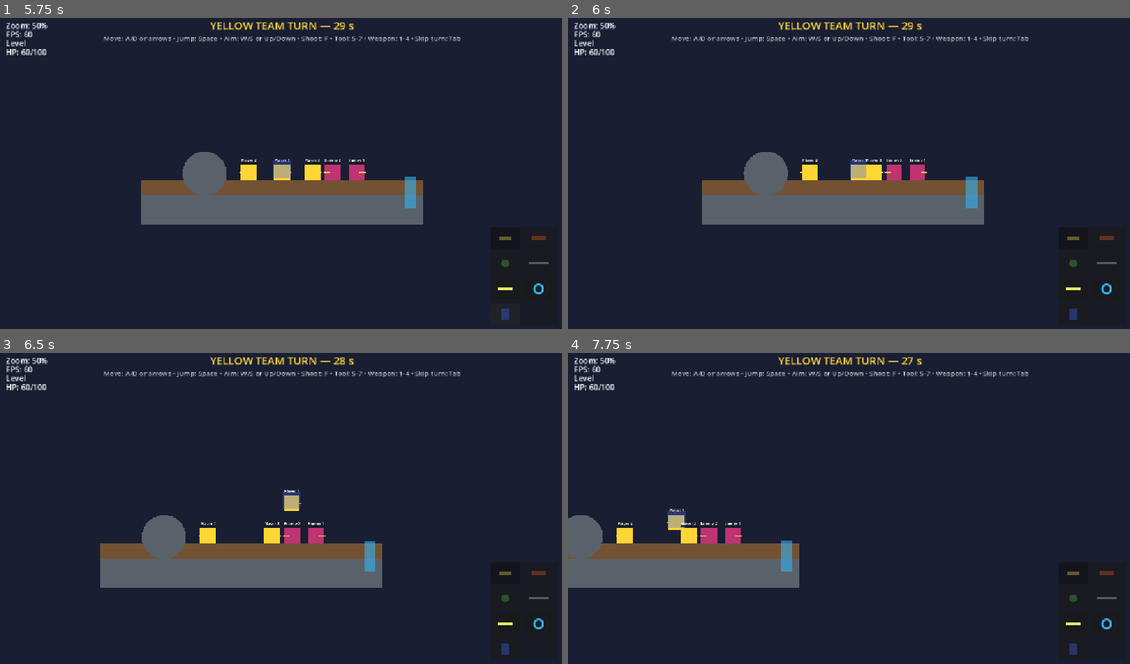
Above: before the commit, frames 1-4 (two rows, left to right).
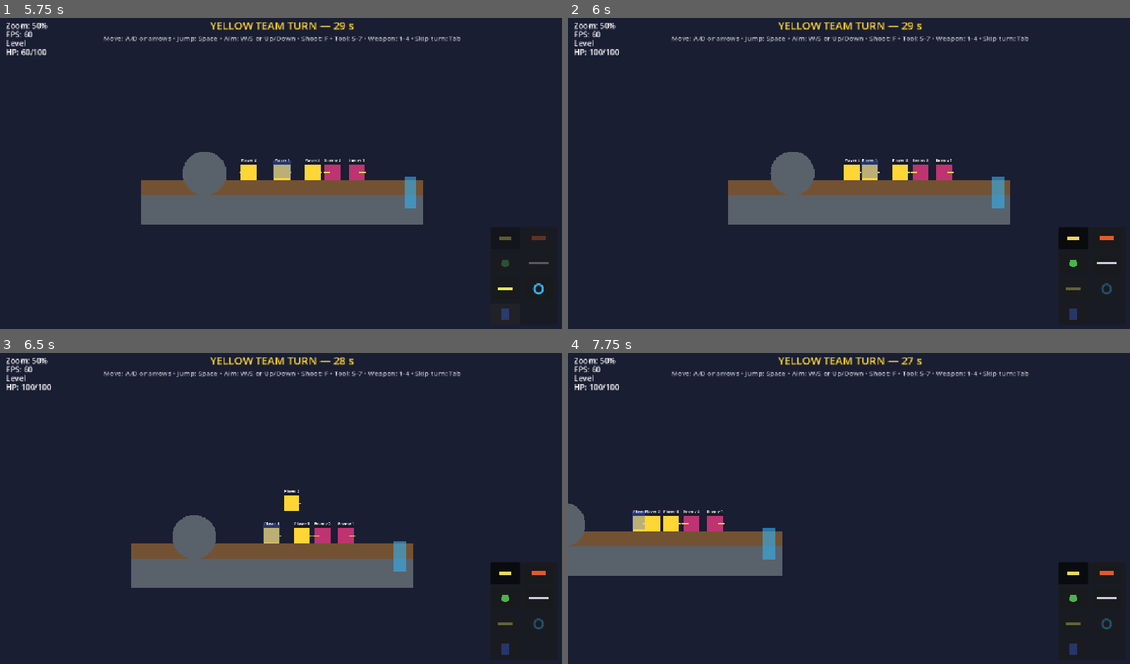
Above: after the commit, the same moments.

Repository: SDVGames-Studio/forms
Game: Godot game, scene res://Level.tscn
Same seed, same stepped clock (60 frames per second), same inputs: the game is played once before the commit and once after it. This scene is started directly instead of the project's main scene.
Inputs (mouse positions are in pixels of both pictures, inside the frame that each line leads up to):
- Up to frame 1 (5.75 s): click (505, 238) at 0.52 s; click (539, 238) at 1.27 s; click (505, 263) at 2.02 s; click (539, 263) at 2.77 s; click (505, 288) at 3.52 s; click (539, 288) at 4.27 s; click (505, 313) at 5.02 s
- Up to frame 2 (6 s): tap Enter at 5.75 s; move the mouse to (820, 235) at 5.77 s; hold D (move_right) from 5.78 s (still down); hold N (switch_next) from 5.78 s (still down); tap F (shoot) at 5.85 s; click (820, 235) at 5.92 s
- Up to frame 3 (6.5 s): keep holding D (move_right); keep holding N (switch_next); tap Space (jump) at 6.02 s
- Up to frame 4 (7.75 s): release D (move_right) at 6.5 s; release N (switch_next) at 6.5 s; drag from (1017, 555) to (820, 570) at 6.52 s; move the mouse to (680, 458) at 7.27 s; hold A (move_left) from 7.28 s (still down); hold P (switch_prev) from 7.28 s (still down); tap F (shoot) at 7.55 s

Frame 1 is identical in both runs. In frame 2, 3.9% of the frame differs, in the area x 3-98%, y 9-89%; in frame 3, 4.3%; in frame 4, 6.1%, in the area x 0-98%, y 9-89%.
Error before the commit: Invalid call. Nonexistent function 'set_shape_color' in base 'CollisionShape2D'. (res://Player.gd:222)
Error after the commit: Invalid call. Nonexistent function 'set_shape_color' in base 'CollisionShape2D'. (res://Player.gd:223)

Commit message:
fix(#215): p/n keys switch team members again
The #170 tools rework removed direct N/P switching but left the
switch_next/switch_prev input actions orphaned — pressing N or P did
nothing (the advertised keys were dead). Now ToolInventory maps them
to the Switch tool: N hands control to the next member, P to the
previous one (new TeamController.switch_prev), with all #170 guards
intact — once per turn per character, tool-or-weapon economy, and the
#104 move/aim lock. Stale doc comments in Player.gd and TeamController
updated to match.

Regression test tests/test_issue215.tscn (headless).

Diff:
--- a/Player.gd
+++ b/Player.gd
@@ -6,9 +6,10 @@
 ##
 ## Issue #33: the player controls their WHOLE team — every team member uses
 ## this script. Exactly one member is `controlled` (driven by input); the
-## rest just stay in place (issue #40). TeamController (autoload) switches
-## the controlled member with N (next) / P (previous). All members share the
-## same shape and color and show a name above the health bar.
+## rest just stay in place (issue #40). TeamController (autoload) hands
+## control between members — via the Switch tool (issue #170) or its N/P
+## key shortcuts (issue #215). All members share the same shape and color
+## and show a name above the health bar.
 
 ## Issue #108: all characteristics come from the shared CharacterStats —
 ## enemy figures are the SAME class of character as player figures.
--- a/TeamController.gd
+++ b/TeamController.gd
@@ -1,9 +1,12 @@
 extends Node
 ## Issue #33: switches which member of the player's team is controlled.
 ##
-## Issue #170 rework: direct N/P switching is GONE — switching is now the
-## Switch TOOL in the ToolInventory (once per turn). This autoload keeps
-## only the control hand-over logic (used by the Switch tool).
+## Issue #170 rework: direct FREE N/P switching is GONE — switching is
+## the Switch TOOL in the ToolInventory (once per turn). This autoload
+## keeps only the control hand-over logic (used by the Switch tool).
+## Issue #215: the N/P keys work again as Switch-tool SHORTCUTS —
+## ToolInventory maps them to the tool, so the once-per-turn economy
+## and the move/aim lock of #170 still apply.
 
 func _ready() -> void:
 	# Give control to the first team member once the scene is up.
@@ -38,6 +41,18 @@
 	set_active_index((index + 1) % members.size())
 
 
+## Issue #215: the P key hands control to the PREVIOUS team member —
+## the mirror of switch_next(), with the same dead-member rules.
+func switch_prev() -> void:
+	var members := _team()
+	if members.is_empty():
+		return
+	var index := _active_index()
+	if index == -1:
+		index = 0
+	set_active_index((index - 1 + members.size()) % members.size())
+
+
 func set_active_index(index: int) -> void:
 	var members := _team()
 	if members.is_empty():
--- a/ToolInventory.gd
+++ b/ToolInventory.gd
@@ -2,7 +2,9 @@
 ## Issue #170: TOOLS — inventory items that are not weapons: they do not
 ## deal damage but perform other tasks. Three tools exist, each usable
 ## ONCE PER TURN (per character):
-##  1 Switch   — hand control to the next team member (rework of N/P)
+##  1 Switch   — hand control to the next team member (rework of N/P;
+##     issue #215: the N/P keys trigger the Switch tool directly —
+##     N next, P previous — with the same guards and quota)
 ##  2 Teleport — the next left click in the level moves the member there
 ##  3 Shield   — the member blocks all damage until its next turn begins
 ##
@@ -52,7 +54,9 @@
 
 
 ## Use a tool with the currently controlled member. Returns true on success.
-func use_tool(tool: int) -> bool:
+## Issue #215: direction only affects TOOL_SWITCH — 1 hands control to
+## the next member (N), -1 to the previous one (P).
+func use_tool(tool: int, direction := 1) -> bool:
 	if not _is_in_level():
 		return false
 	if not TurnController.is_player_team(TurnController.active_team) or _switching_or_over():
@@ -74,7 +78,10 @@
 		TOOL_SWITCH:
 			# Same guard as the old N/P: no switching after moving/aiming.
 			if not TurnController.is_switch_locked():
-				TeamController.switch_next()
+				if direction < 0:
+					TeamController.switch_prev()
+				else:
+					TeamController.switch_next()
 				done = true
 		TOOL_TELEPORT:
 			# Arm the teleport: the next left click picks the destination.
@@ -116,6 +123,16 @@
 
 
 func _unhandled_input(event: InputEvent) -> void:
+	# Issue #215: the N/P keys are Switch-tool shortcuts — same guards,
+	# same once-per-turn quota as the slot/keys 5-7 use of the tool.
+	if event.is_action_pressed("switch_next"):
+		get_viewport().set_input_as_handled()
+		use_tool(TOOL_SWITCH, 1)
+		return
+	if event.is_action_pressed("switch_prev"):
+		get_viewport().set_input_as_handled()
+		use_tool(TOOL_SWITCH, -1)
+		return
 	for i in TOOLS.size():
 		if event.is_action_pressed("tool_%d" % (i + 1)):
 			get_viewport().set_input_as_handled()
--- /dev/null
+++ b/tests/test_issue215.gd
@@ -0,0 +1,135 @@
+extends Node
+## Regression check for issue #215: the p/n keys don't work.
+##
+## The #170 tools rework removed direct N/P switching but left the
+## switch_next/switch_prev input actions orphaned — pressing N or P did
+## nothing. #215 wires them back as Switch-tool shortcuts.
+##
+## Asserts:
+##  - TeamController.switch_next/switch_prev walk the team in both
+##    directions with wrap-around (fabricated 3-member team);
+##  - in the real Level scene an N key press hands control to the next
+##    member and TurnController.active_member follows it (#183);
+##  - a P key press hands control back to the previous member;
+##  - the #170 economy still applies to the keys: a second use by the
+##    same character this turn is refused, and after a move/aim action
+##    (switch lock, #104) the keys stop switching too.
+##
+## Run headless: godot --headless res://tests/test_issue215.tscn
+## Exit code 0 = pass.
+
+var _failures: Array[String] = []
+
+
+func _check(ok: bool, what: String) -> void:
+	if not ok:
+		_failures.append(what)
+	print("  [%s] %s" % ["OK" if ok else "FAIL", what])
+
+
+func _controlled() -> Node:
+	for m in get_tree().get_nodes_in_group("player_team"):
+		if is_instance_valid(m) and m.get("controlled") == true:
+			return m
+	return null
+
+
+func _key_event(code: int) -> InputEventKey:
+	var ev := InputEventKey.new()
+	ev.device = -1
+	ev.physical_keycode = code
+	ev.pressed = true
+	return ev
+
+
+func _ready() -> void:
+	await get_tree().process_frame
+
+	# --- Part A: TeamController direction + wrap (no level needed).
+	var trio: Array = []
+	for i in 3:
+		var p: CharacterBody2D = load("res://Player.gd").new()
+		p.name = "Trio%d" % i
+		if i == 0:
+			p.controlled = true
+		add_child(p)
+		trio.append(p)
+	await get_tree().process_frame
+
+	TeamController.switch_next()
+	_check(_controlled() == trio[1], "switch_next goes to the next member")
+	TeamController.switch_next()
+	_check(_controlled() == trio[2], "switch_next reaches the last member")
+	TeamController.switch_next()
+	_check(_controlled() == trio[0], "switch_next wraps around")
+	TeamController.switch_prev()
+	_check(_controlled() == trio[2], "switch_prev wraps backwards")
+
+	for p in trio:
+		p.queue_free()
+	await get_tree().process_frame
+
+	# --- Part B: the N/P keys in the real Level scene.
+	var level: Node = load("res://Level.tscn").instantiate()
+	add_child(level)
+	for i in 30:
+		await get_tree().physics_frame
+	var waited := 0.0
+	while TurnController.active_team != "player" and waited < 20.0:
+		await get_tree().physics_frame
+		waited += 1.0 / 60.0
+		if TurnController.active_team == "enemy":
+			TurnController._end_turn()
+			for i in 5:
+				await get_tree().physics_frame
+			waited = 0.0
+	_check(TurnController.active_team == "player", "reached a player turn")
+
+	# The input actions must resolve (input map is loaded from the project).
+	var n_ev := _key_event(KEY_N)
+	var p_ev := _key_event(KEY_P)
+	_check(n_ev.is_action_pressed("switch_next"), "N resolves to switch_next")
+	_check(p_ev.is_action_pressed("switch_prev"), "P resolves to switch_prev")
+
+	var first := _controlled()
+	_check(first != null, "a member is controlled before switching")
+
+	# N: control hands over to another member, active_member follows (#183).
+	ToolInventory._unhandled_input(n_ev)
+	await get_tree().physics_frame
+	var second := _controlled()
+	_check(second != first and second != null and is_instance_valid(second),
+			"N hands control to the next member")
+	_check(TurnController.active_member == second,
+			"TurnController.active_member follows the N switch")
+
+	# P: control hands back to the previous member.
+	ToolInventory._unhandled_input(p_ev)
+	await get_tree().physics_frame
+	_check(_controlled() == first, "P hands control back to the previous member")
+
+	# The first member already spent its Switch tool this turn — the N key
+	# (same quota as the slot, #170) must now be refused.
+	ToolInventory._unhandled_input(n_ev)
+	await get_tree().physics_frame
+	_check(_controlled() == first,
+			"second Switch use by the same member this turn is refused")
+
+	# Fresh turn quota: N works again, then the #104 move/aim lock stops it.
+	ToolInventory.reset_turn()
+	ToolInventory._unhandled_input(n_ev)
+	await get_tree().physics_frame
+	_check(_controlled() != first, "N works again on a fresh turn quota")
+	TurnController.notify_member_action()
+	ToolInventory._unhandled_input(n_ev)
+	await get_tree().physics_frame
+	_check(_controlled() != first,
+			"N after a move/aim action is refused (switch lock)")
+
+	if _failures.is_empty():
+		print("ISSUE215 OK: p/n keys switch team members again")
+		get_tree().quit(0)
+	else:
+		for f in _failures:
+			print("ISSUE215 FAIL: " + f)
+		get_tree().quit(1)
--- /dev/null
+++ b/tests/test_issue215.tscn
@@ -0,0 +1,6 @@
+[gd_scene load_steps=2 format=3]
+
+[ext_resource type="Script" path="res://tests/test_issue215.gd" id="1_i215"]
+
+[node name="Issue215Test" type="Node"]
+script = ExtResource("1_i215")
